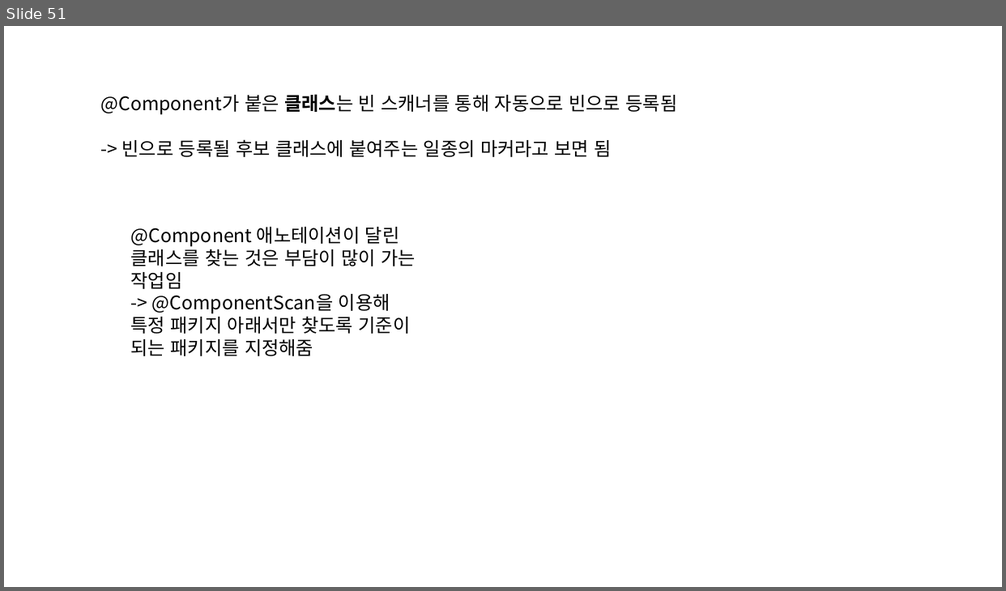
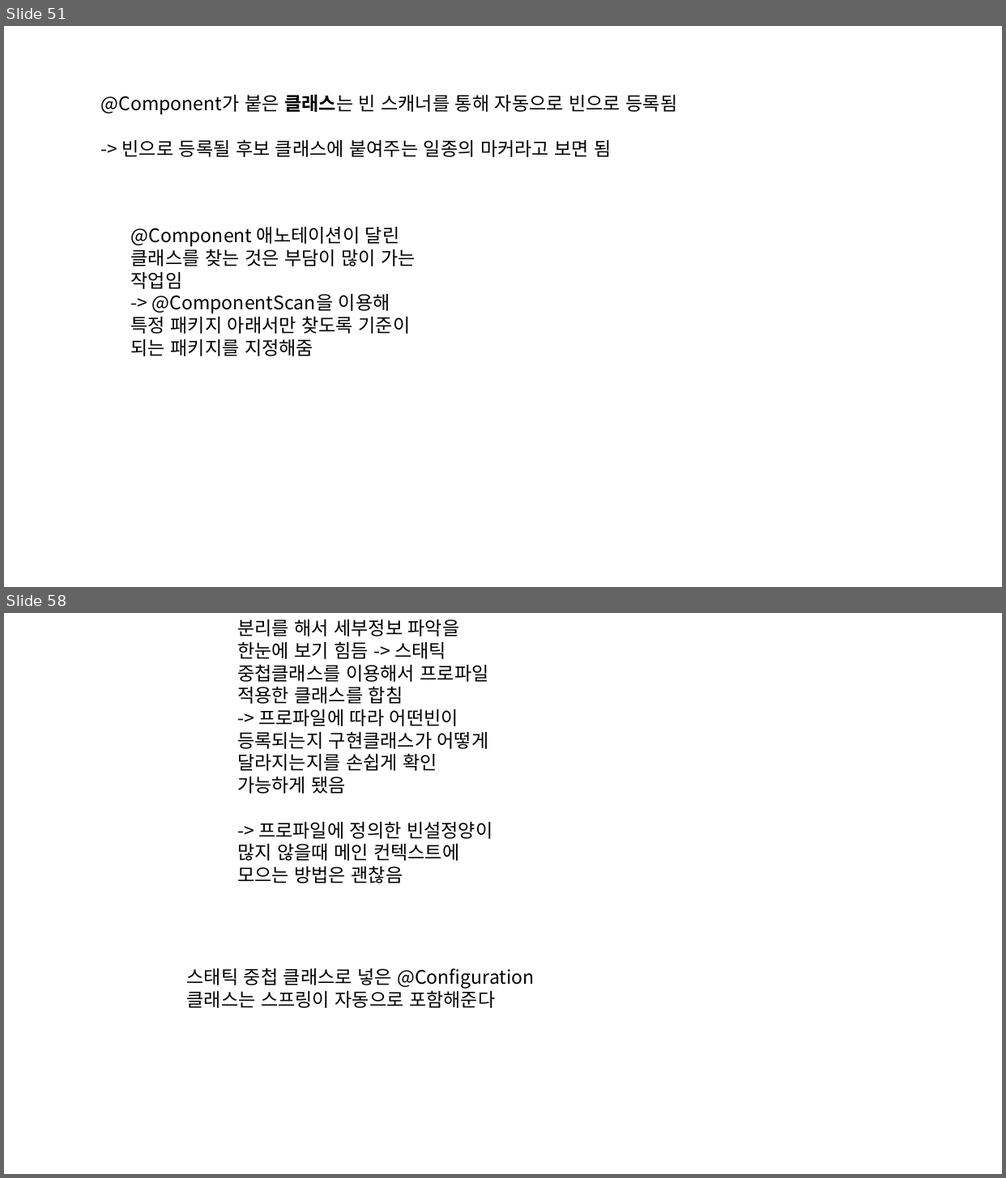
Before and after one commit to eongss/testproject, a slide deck: 프레젠테이션1.pptx. Shown one above the other, each under a label of ours: slide 51 before the commit, slides 51 and 58 after it; the slides between them are not shown. The pictures are 1006x591 and 1006x1178 pixels, drawn with LibreOffice and Linux fonts; fonts in the diff are those of the drawing. Boxes give left, top, right and bottom in pixels: in the first picture for what was removed or moved away, otherwise in the second. Text is boxed around its words. In the diff, an @@ line names an element or a change of style, - is before the commit and + after.

```diff
--- a/프레젠테이션1.pptx
+++ b/프레젠테이션1.pptx
@@ slide 58 added at [4, 613, 1002, 1174], background #FFFFFF @@
@@ text added at [237, 619, 492, 884], 18 pt, text #000000 @@
+분리를 해서 세부정보 파악을 한눈에 보기 힘듬 -> 스태틱 중첩클래스를 이용해서 프로파일 적용한 클래스를 합침
+-> 프로파일에 따라 어떤빈이 등록되는지 구현클래스가 어떻게 달라지는지를 손쉽게 확인 가능하게 됐음
+-> 프로파일에 정의한 빈설정양이 많지 않을때 메인 컨텍스트에 모으는 방법은 괜찮음
@@ text added at [187, 968, 535, 1008], 18 pt, text #000000 @@
+스태틱 중첩 클래스로 넣은 @Configuration 클래스는 스프링이 자동으로 포함해준다
```
Also in this commit, not shown: 3 slides changed, 5 other slides added.
